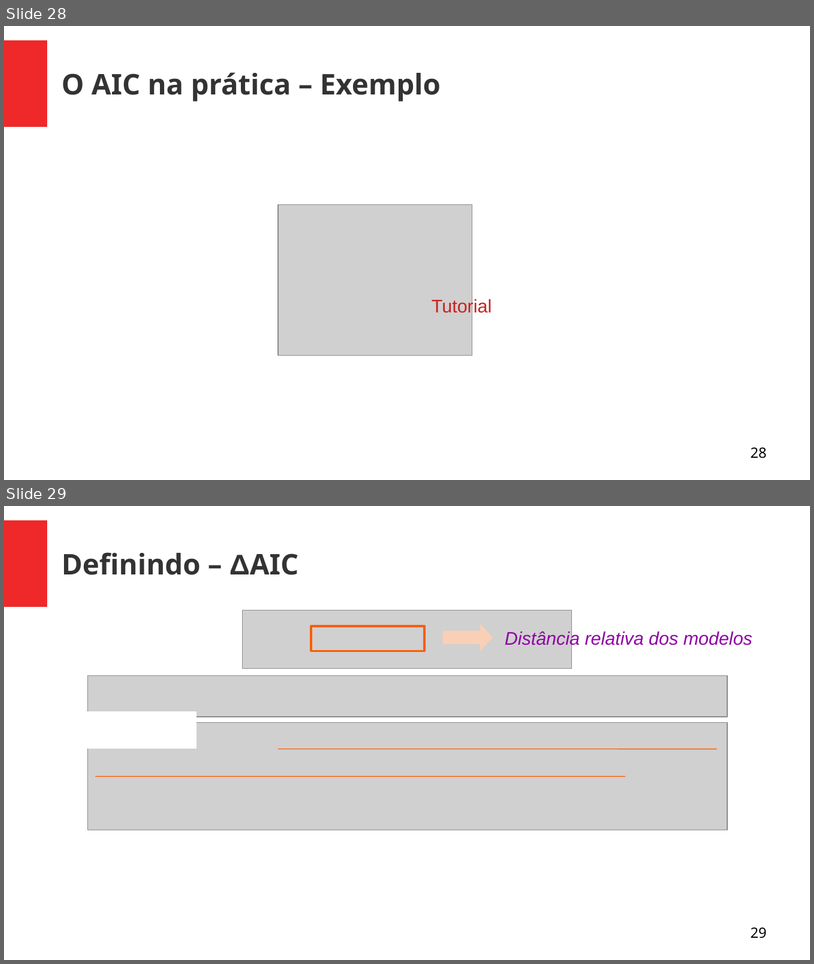
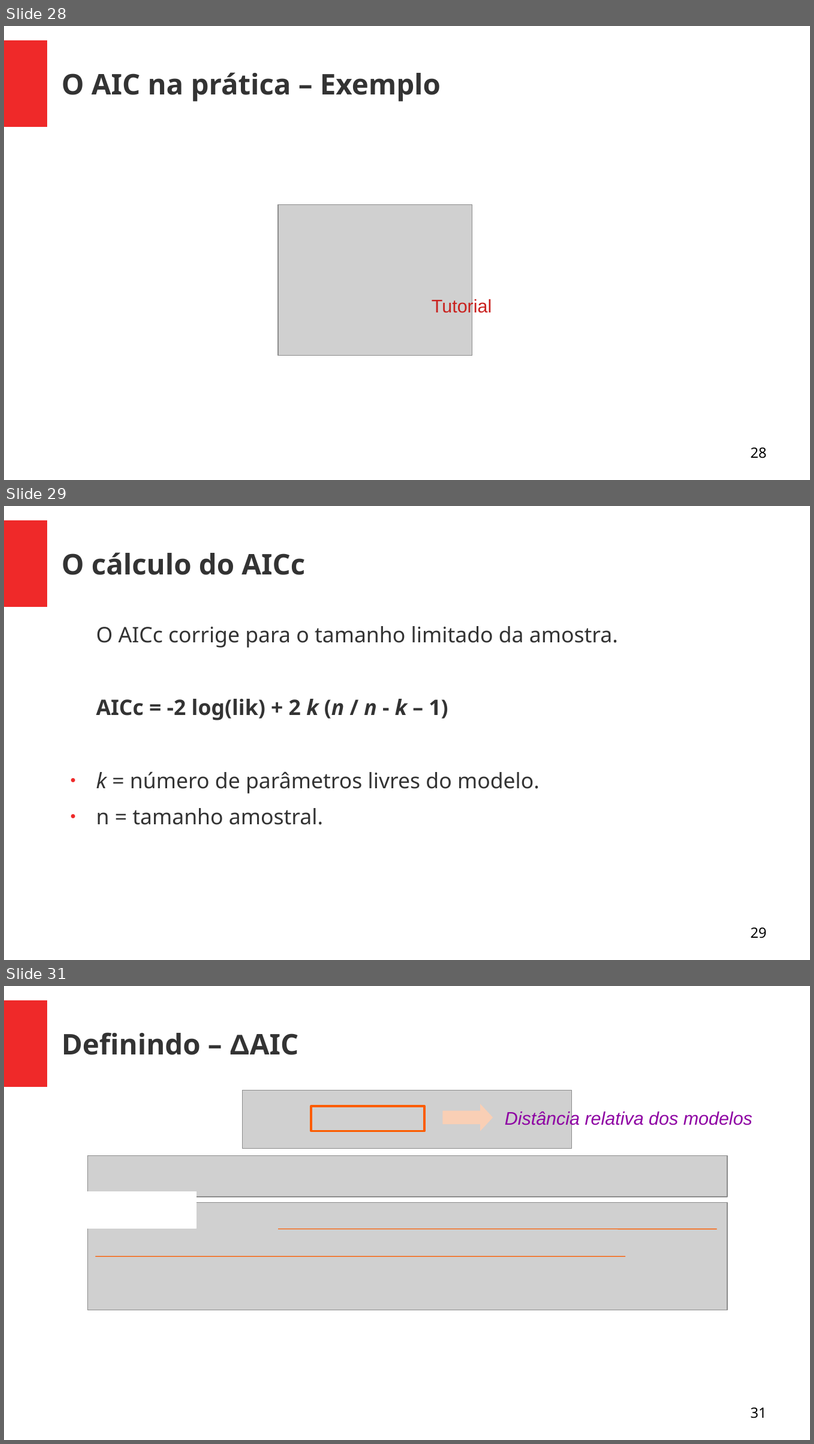
Before and after one commit to Caetanods/workshop, a slide deck: Slides/Item_3.1/Aula_3.1_definindo_AIC.odp. Shown one above the other, each under a label of ours: slides 28 and 29 before the commit, slides 28, 29 and 31 after it; the slides between them are not shown. The pictures are 814x964 and 814x1444 pixels, drawn with LibreOffice and Linux fonts; fonts in the diff are those of the drawing; grey boxes stand for pictures. Boxes give left, top, right and bottom in pixels: in the first picture for what was removed or moved away, otherwise in the second. Text is boxed around its words. In the diff, an @@ line names an element or a change of style, - is before the commit and + after.

Commit message:
Update dos slides

```diff
--- a/Slides/Item_3.1/Aula_3.1_definindo_AIC.odp
+++ b/Slides/Item_3.1/Aula_3.1_definindo_AIC.odp
@@ slide 29 added at <box>4,506,810,960</box>, background #FFFFFF; not listed: 1 template element that a slide beside it also shows @@
@@ title added at <box>62,552,305,575</box>, 28 pt, text #333333, bold @@
+O cálculo do AICc
@@ text added at <box>96,626,618,825</box>, 21 pt, text #333333 @@
+O AICc corrige para o tamanho limitado da amostra.
+AICc = -2 log(lik) + 2 k (n / n - k – 1)
+● k = número de parâmetros livres do modelo.
+● n = tamanho amostral.
@@ page number added at <box>751,927,767,938</box>, 14 pt, text #000000 @@
+29
@@ what was slide 29 is now slide 31 @@
@@ page number at <box>751,1407,767,1418</box>: text changed @@
-29
+31
```
Also in this commit, not shown: 1 other slide added.
